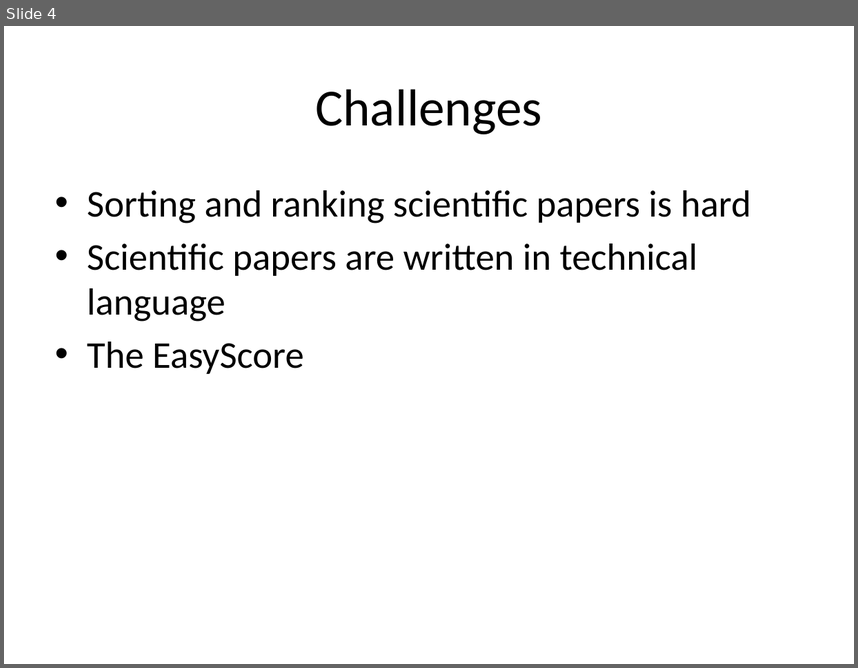
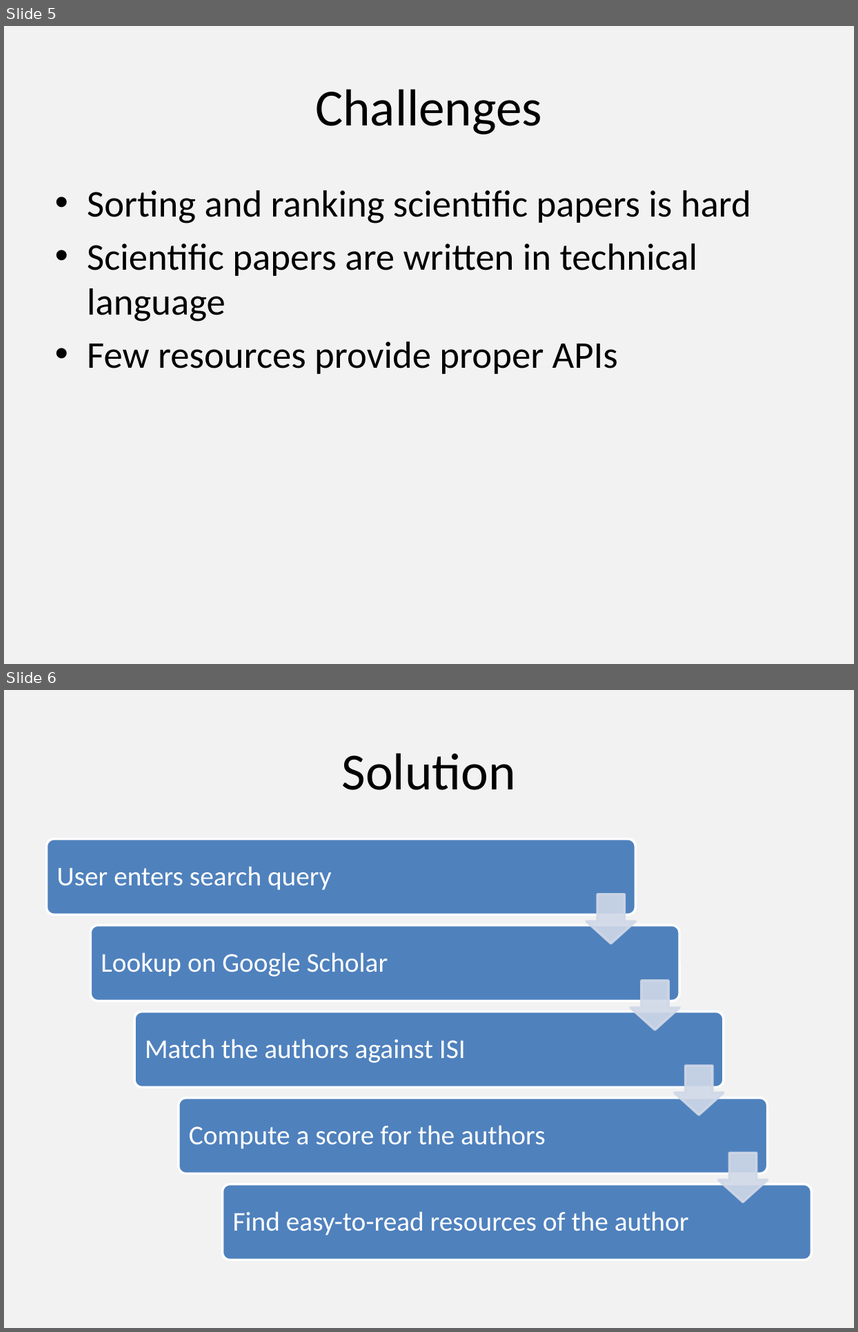
Before and after one commit to lehmannro/validitychecker, a slide deck: slideshare.pptx. Shown one above the other, each under a label of ours: slide 4 before the commit, slides 5 and 6 after it. The pictures are 858x668 and 858x1332 pixels, drawn with LibreOffice and Linux fonts; fonts in the diff are those of the drawing. Boxes give left, top, right and bottom in pixels: in the first picture for what was removed or moved away, otherwise in the second. Text is boxed around its words. In the diff, an @@ line names an element or a change of style, - is before the commit and + after.

```diff
--- a/slideshare.pptx
+++ b/slideshare.pptx
@@ slide 6 added at <box>4,690,854,1328</box>, background #F2F2F2 @@
@@ title added at <box>342,753,516,790</box>, 44 pt, text #000000 @@
+Solution
@@ group added at <box>47,839,811,1259</box>: 5 rounded rectangles, 5 texts, 4 down arrows @@
+User enters search query
+Lookup on Google Scholar
+Match the authors against ISI
+Compute a score for the authors
+Find easy-to-read resources of the author
@@ what was slide 4 is now slide 5 @@
@@ slide 5 changed as well @@
@@ background #FFFFFF to #F2F2F2 @@
@@ text at <box>87,341,618,374</box>: text changed @@
-• The EasyScore
+• Few resources provide proper APIs
```
Also in this commit, not shown: 5 other slides changed, 6 other slides added, 3 slides removed.
